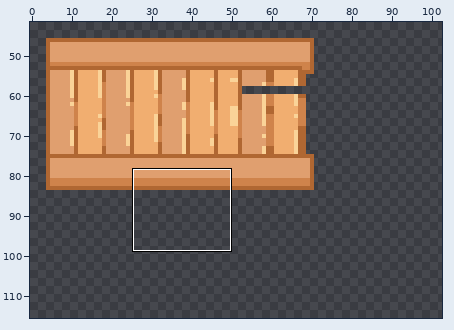
Edited in one commit: pixel-art file (MetaUI/asprite/bridge_boat.aseprite). Above: a wide view before the commit, with the close-up outlined.
Close-up. As it was:
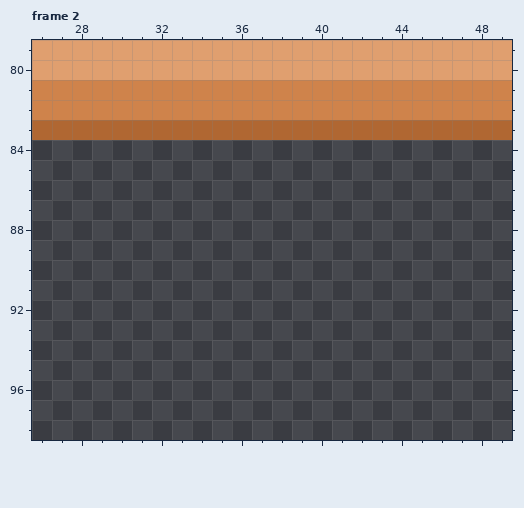
126x126 pixels, 2 frames. Shown: frame 2: x 26..49, y 79..98. The wide view leaves out empty margins. The commit also changed other frames or places, which this record leaves out.
New version:
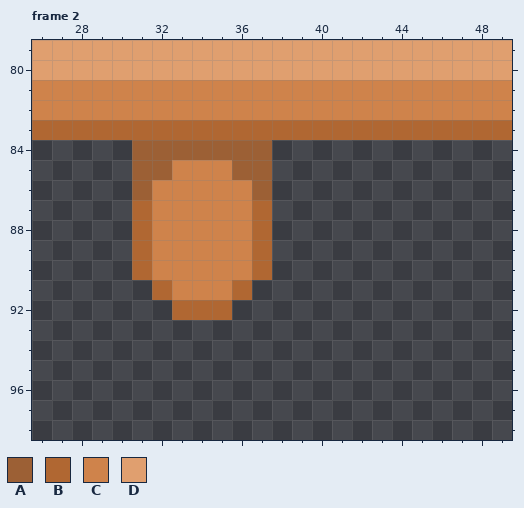
Palette (. is transparent): A #9c6035  B #b06732  C #cf834b  D #e09f6f
What changed:
--- frame 2
@@ x 29..39 @@
 83 BBBBBBBBBBB
-84 ...........
-85 ...........
-86 ...........
-87 ...........
-88 ...........
-89 ...........
-90 ...........
-91 ...........
-92 ...........
+84 ..AAAAAAA..
+85 ..AACCCAA..
+86 ..ACCCCCA..
+87 ..BCCCCCB..
+88 ..BCCCCCB..
+89 ..BCCCCCB..
+90 ..BCCCCCB..
+91 ...BCCCB...
+92 ....BBB....
 93 ...........
Pixel boxes of the changes (left, top, right, bottom) in both close-ups:
added: (132, 140, 272, 320)
